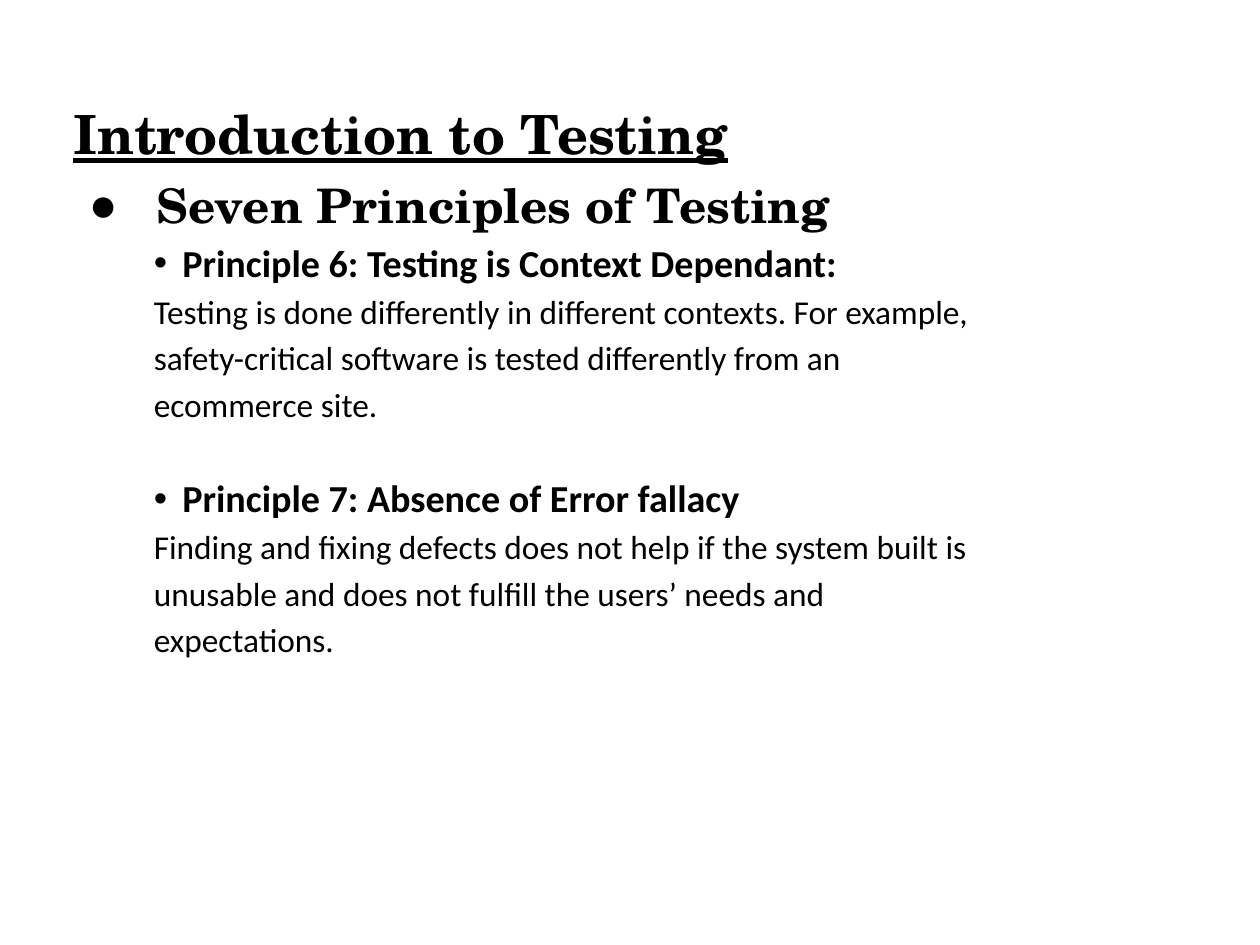
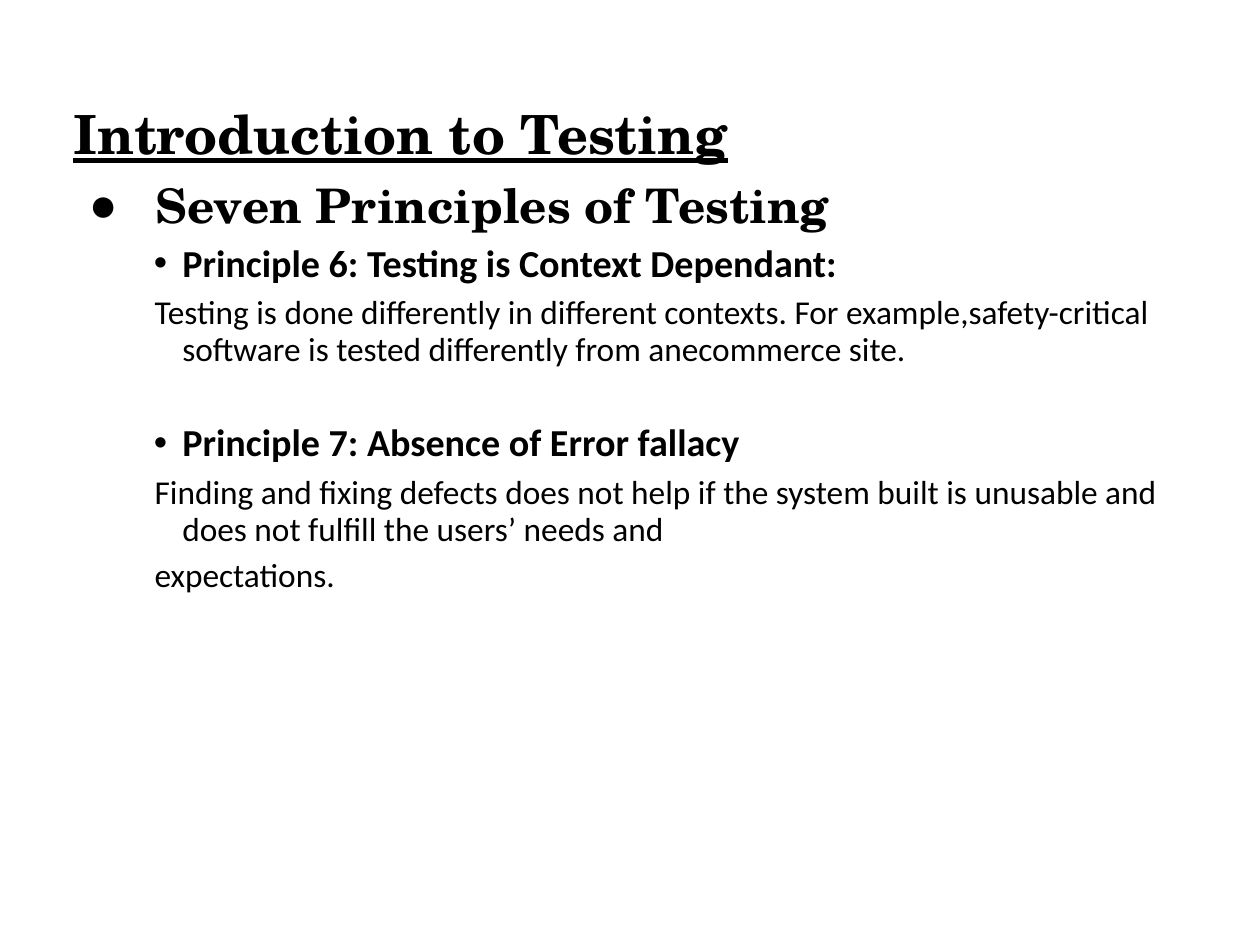
Before and after one commit to vprem99/Framework, a slide deck: slide 41 of Module1.ppt (slide 31 before the commit). Drawn at 1260x945 pixels with LibreOffice and Linux fonts; fonts in the diff are those of the drawing. Boxes give left, top, right and bottom in pixels: in the first picture for what was removed or moved away, otherwise in the second. Text is boxed around its words. In the diff, an @@ line names an element or a change of style, - is before the commit and + after.

```diff
--- a/Module1.ppt
+++ b/Module1.ppt
@@ text at (155,188,836,593): indent changed @@
@@ text at (155,301,1148,367): text changed @@
-    Testing is done differently in different contexts. For example,
-    safety-critical software is tested differently from an
-    ecommerce site.
+    Testing is done differently in different contexts. For example,safety-critical software is tested differently from anecommerce site.
@@ text at (155,481,1156,542): text changed @@
-    Finding and fixing defects does not help if the system built is
-    unusable and does not fulfill the users’ needs and
+    Finding and fixing defects does not help if the system built is unusable and does not fulfill the users’ needs and
```
Also in this commit, not shown: 31 other slides changed, 14 slides added.
